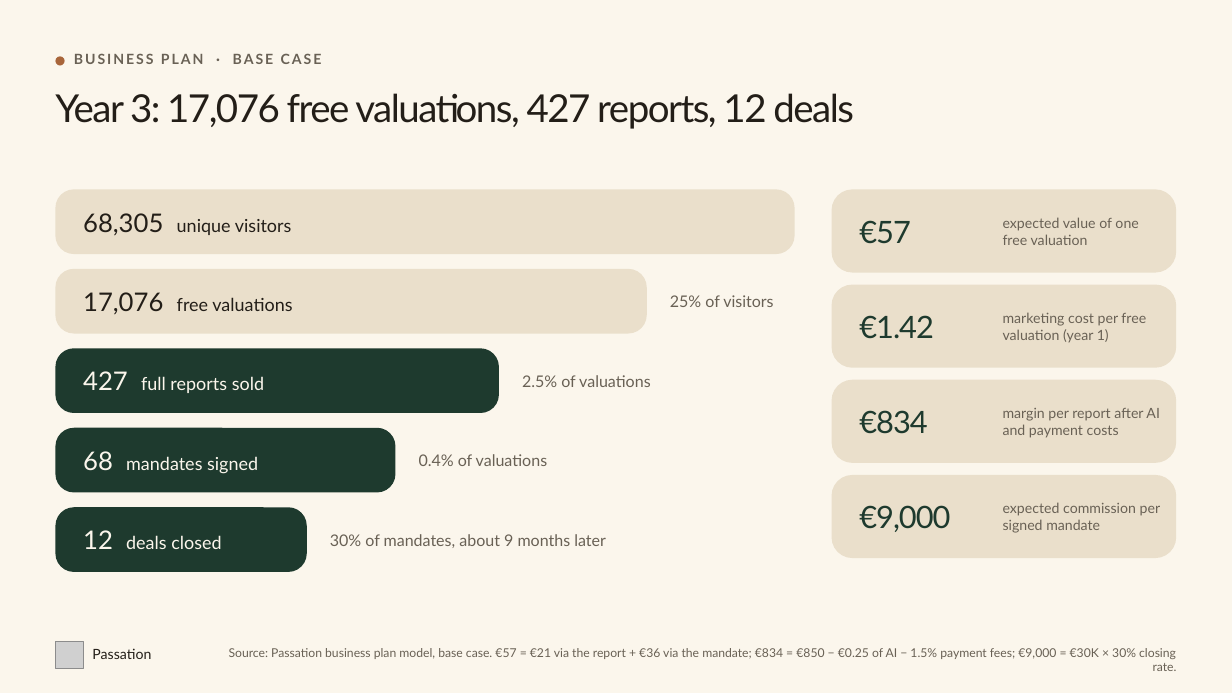
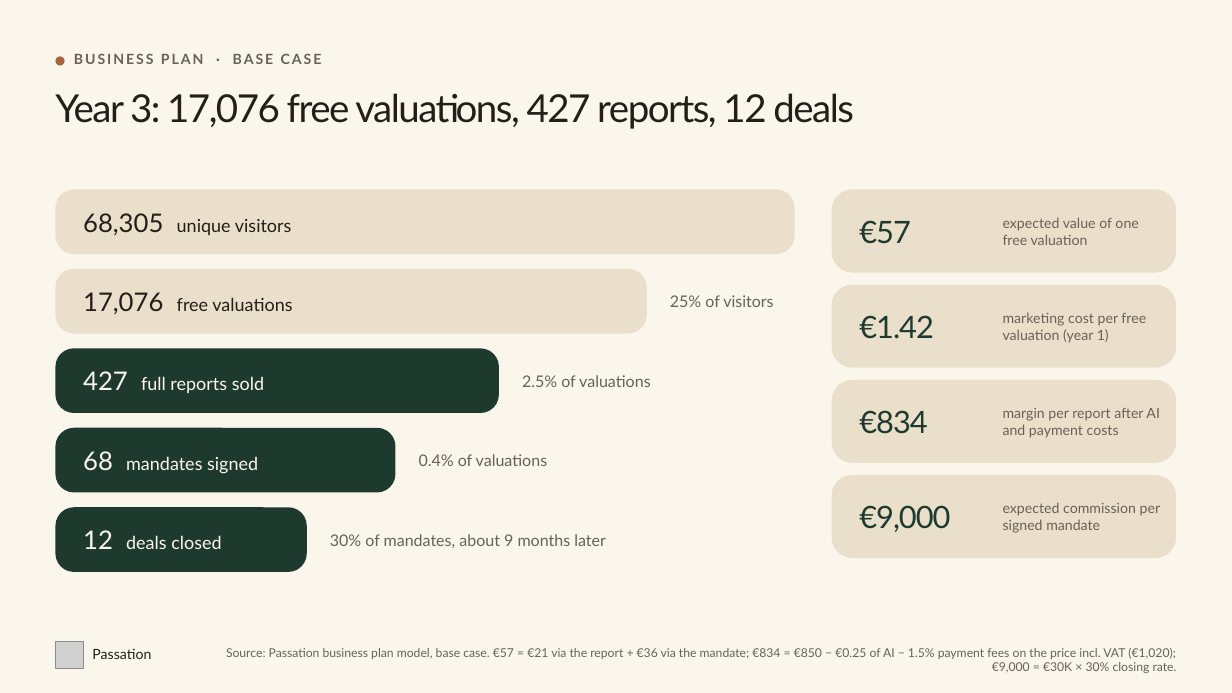
Before and after one commit to Erosfragliola/passation, a slide deck: slide 8 of docs/livrables/presentation.pptx. Drawn at 1232x693 pixels with LibreOffice and Linux fonts; fonts in the diff are those of the drawing; grey boxes stand for pictures. Boxes give left, top, right and bottom in pixels: in the first picture for what was removed or moved away, otherwise in the second. Text is boxed around its words. In the diff, an @@ line names an element or a change of style, - is before the commit and + after.

```diff
--- a/docs/livrables/presentation.pptx
+++ b/docs/livrables/presentation.pptx
@@ text at (x1=226, y1=648, x2=1177, y2=673): text changed @@
-Source: Passation business plan model, base case. €57 = €21 via the report + €36 via the mandate; €834 = €850 − €0.25 of AI − 1.5% payment fees; €9,000 = €30K × 30% closing rate.
+Source: Passation business plan model, base case. €57 = €21 via the report + €36 via the mandate; €834 = €850 − €0.25 of AI − 1.5% payment fees on the price incl. VAT (€1,020); €9,000 = €30K × 30% closing rate.
```
Also in this commit, not shown: 1 other slide changed, 1 other file.
